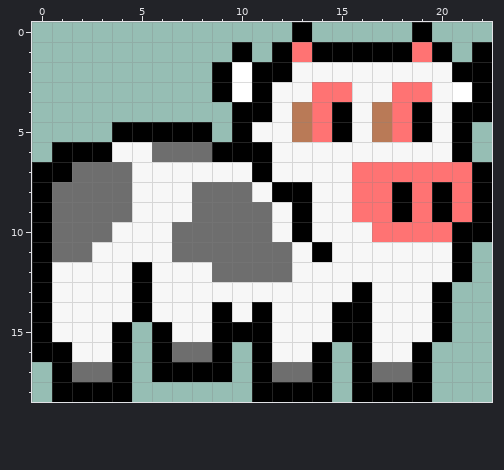
Pixel-art sprite: assets/entities/npcs/cow/idle/3.png. Above is the file before it was changed.
The file is 23x19 pixels.
The result:
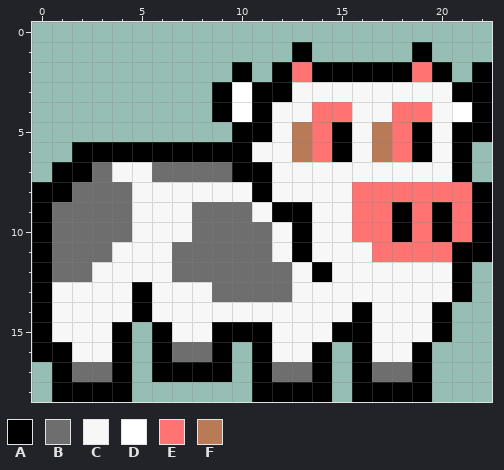
Palette (. is transparent): A #000000  B #6e6e6e  C #f7f7f7  D #ffffff  E #ff7373  F #b97a57
Change:
There is now colour A in row 4 at x 9; in row 5 at x 22; in row 11 at x 22; in row 13 at x 21.
The edit turns colour B into colour A in row 6 at x 6 to 8; in row 7 at x 2; in row 8 at x 1.
The edit turns colour C into colour A in row 2 at x 14 to 18 and 20; in row 3 at x 12; in row 5 at x 11; in row 6 at x 4 to 5, 15 and 19; in row 7 at x 10; in row 8 at x 11.
The edit turns colour C into colour A in row 9 at x 12; in row 11 at x 13; in row 12 at x 14.
The edit turns colour D into colour A in row 2 at x 10; in row 3 at x 21.
The edit turns colour E into colour A in row 1 at x 13 and 19; in row 7 at x 21; in row 10 at x 18 and 20.
The edit turns colour C into colour B in row 7 at x 6 to 9; in row 10 at x 4; in row 11 at x 3; in row 12 at x 1 to 2 and 7 to 8; in row 13 at x 9 to 12.
The edit turns colour A into colour C in row 6 at x 11; in row 8 at x 12 to 13; in row 11 at x 14; in row 12 at x 5; in row 13 at x 16 and 20; in row 14 at x 9, 11 and 15.
The edit turns colour B into colour C in row 7 at x 4; in row 8 at x 8 to 10; in row 9 at x 11; in row 10 at x 7; in row 11 at x 12.
The edit turns colour E into colour C in row 3 at x 14 to 15 and 18 to 19; in row 7 at x 16 to 20.
The edit turns colour F into colour C in row 4 at x 13 and 17.
The edit turns colour A into colour D in row 4 at x 10 and 21.
The edit turns colour A into colour E in row 4 at x 15 and 19; in row 8 at x 18 and 20; in row 10 at x 21.
The edit turns colour C into colour E in row 2 at x 13 and 19; in row 6 at x 14 and 18; in row 10 at x 16; in row 11 at x 17 to 20.
The edit turns colour C into colour F in row 6 at x 13 and 17.
Colour A is gone in row 0 at x 13 and 19; in row 1 at x 10, 12, 14 to 18, 20 and 22; in row 2 at x 9, 11 and 21; in row 5 at x 4 to 8; in row 6 at x 1; in row 7 at x 0 and 22.
